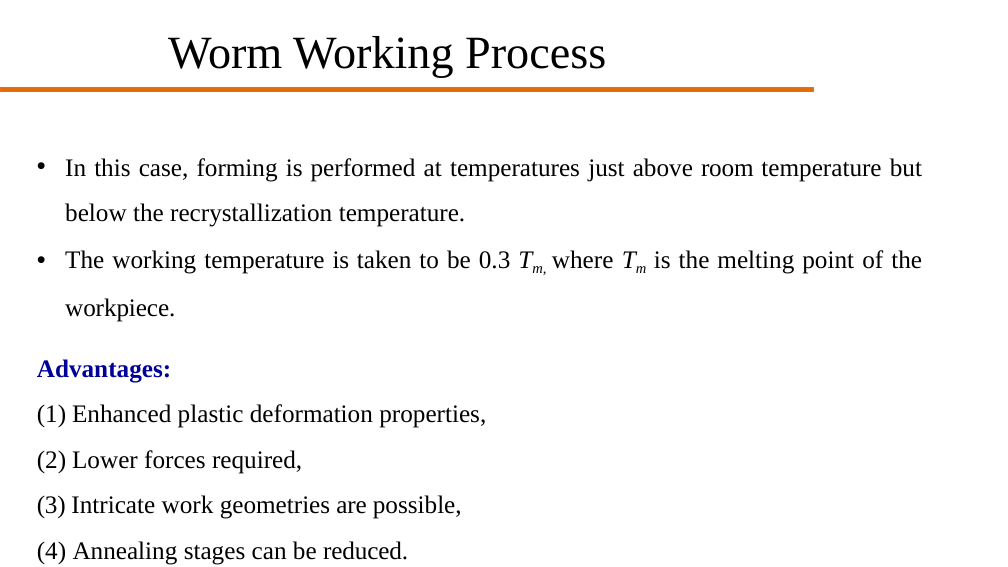
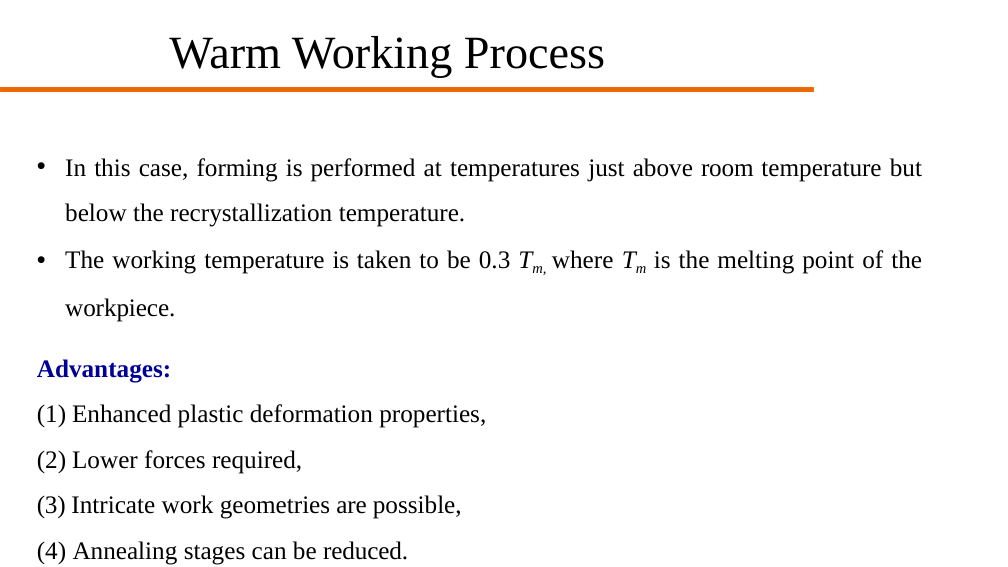
Before and after one commit to agam778/obsidian-sync, a slide deck: slide 9 of MP (3)/Lectures/Lecture 13 Metal Forming Process Introduction and Basics.pptx. Drawn at 1008x567 pixels with LibreOffice and Linux fonts; fonts in the diff are those of the drawing; background and template pictures are left out. Boxes give left, top, right and bottom in pixels: in the first picture for what was removed or moved away, otherwise in the second. Text is boxed around its words. In the diff, an @@ line names an element or a change of style, - is before the commit and + after.

```diff
--- a/MP (3)/Lectures/Lecture 13 Metal Forming Process Introduction and Basics.pptx
+++ b/MP (3)/Lectures/Lecture 13 Metal Forming Process Introduction and Basics.pptx
@@ text at [169, 36, 605, 78]: text changed @@
-Worm Working Process
+Warm Working Process
```
Also in this commit, not shown: 1 other slide changed, 34 other files.
